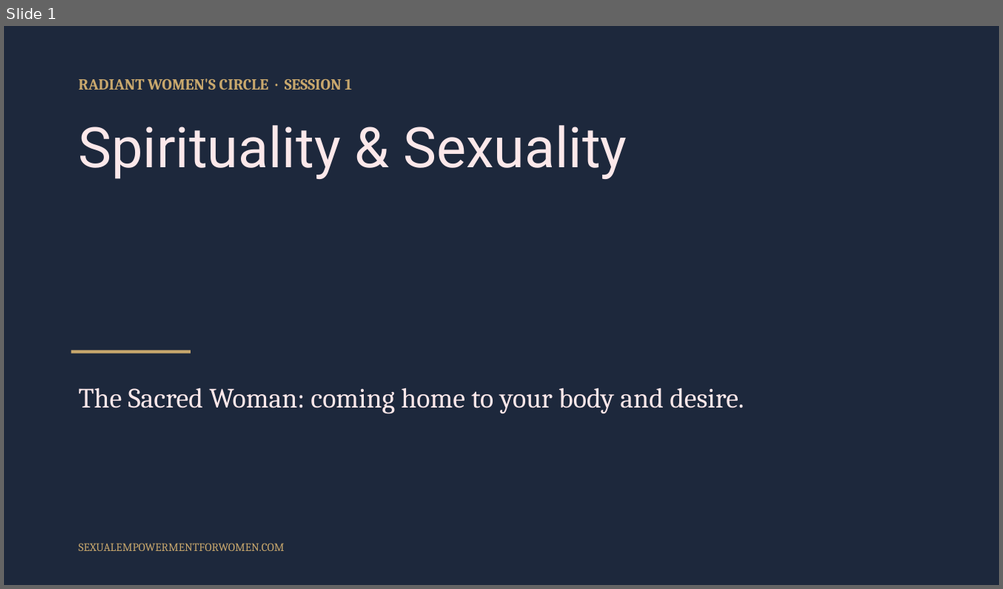
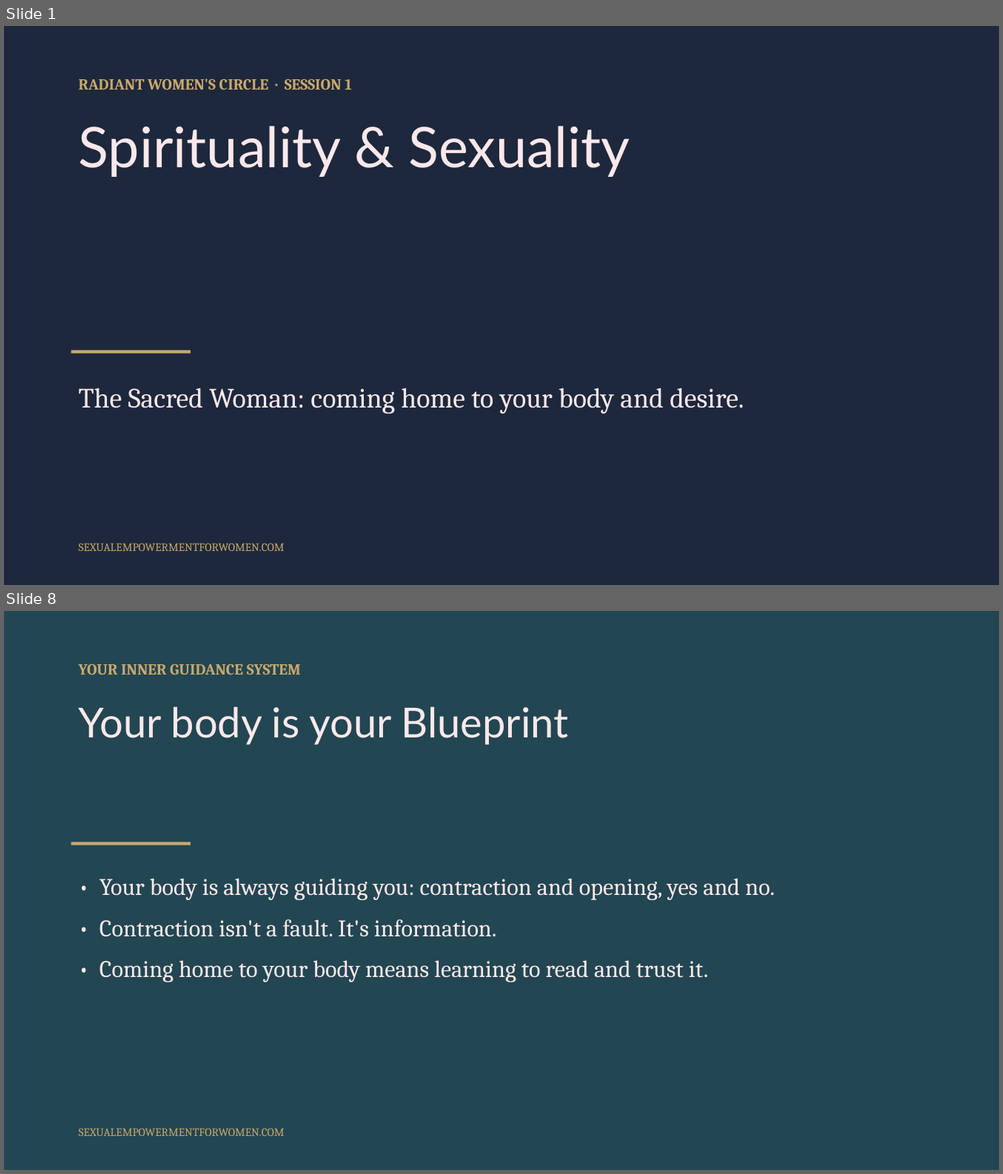
Before and after one commit to tarisha-starr/GitHub-folder, a slide deck: content/sessions/slides/Spirituality-and-Sexuality.pptx. Shown one above the other, each under a label of ours: slide 1 before the commit, slides 1 and 8 after it; the slides between them are not shown. The pictures are 1003x589 and 1003x1174 pixels, drawn with LibreOffice and Linux fonts; fonts in the diff are those of the drawing. Boxes give left, top, right and bottom in pixels: in the first picture for what was removed or moved away, otherwise in the second. Text is boxed around its words. In the diff, an @@ line names an element or a change of style, - is before the commit and + after.

```diff
--- a/content/sessions/slides/Spirituality-and-Sexuality.pptx
+++ b/content/sessions/slides/Spirituality-and-Sexuality.pptx
@@ slide 8 added at bbox=[4, 611, 999, 1170], background #224652 @@
@@ text added at bbox=[79, 664, 301, 675], 15 pt, text #C9A86D, bold @@
+YOUR INNER GUIDANCE SYSTEM
@@ text added at bbox=[79, 706, 569, 745], 40 pt, text #FCE8EA @@
+Your body is your Blueprint
@@ rectangle added at bbox=[71, 843, 190, 846], fill #C9A86D @@
@@ text added at bbox=[99, 878, 774, 982], 23 pt, text #FCE8EA @@
+• Your body is always guiding you: contraction and opening, yes and no.
+• Contraction isn't a fault. It's information.
+• Coming home to your body means learning to read and trust it.
@@ text added at bbox=[79, 1128, 284, 1136], 11 pt, text #C9A86D @@
+SEXUALEMPOWERMENTFORWOMEN.COM
@@ slide 1 changed as well @@
@@ text "Spirituality & Sexuality" at bbox=[79, 126, 630, 177]: font Roboto to Lato @@
```
Also in this commit, not shown: 18 other slides changed, 13 other slides added, 2 slides removed, 3 other files.
